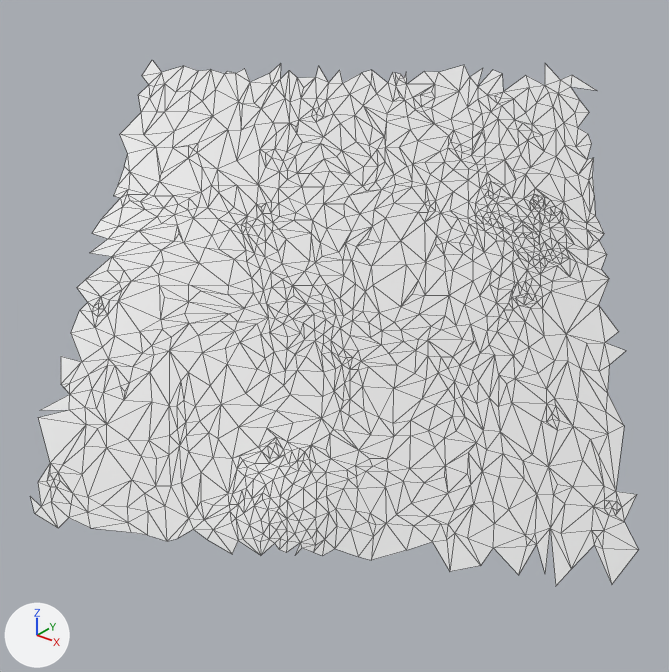
Two versions of the glTF model moon small_tiles/tile_056.glb, one commit apart.
Camera for both pictures: a camera (50 mm lens) standing at (16.0, -23.65, 23.78) and looking at (10.88, -17.25, 19.82). The axes (+X, +Y, +Z) are drawn at lower left. The lights are the same throughout. The picture after the commit comes second. Mesh edges are drawn as thin lines. Vertices at exactly the same position are counted once.

The older version as bpy lines, for what is in view:
```python
me_t56 = bpy.data.meshes.new('t56')
me_t56.from_pydata(...)  # 1163 vertices, 2183 faces; spans x 7.8..13.99, y -19.86..-14.23, z 18.27..22.09
ob_t56 = bpy.data.objects.new('t56', me_t56)
ob_t56.location = (0.0, 0.0, 0.0)
```
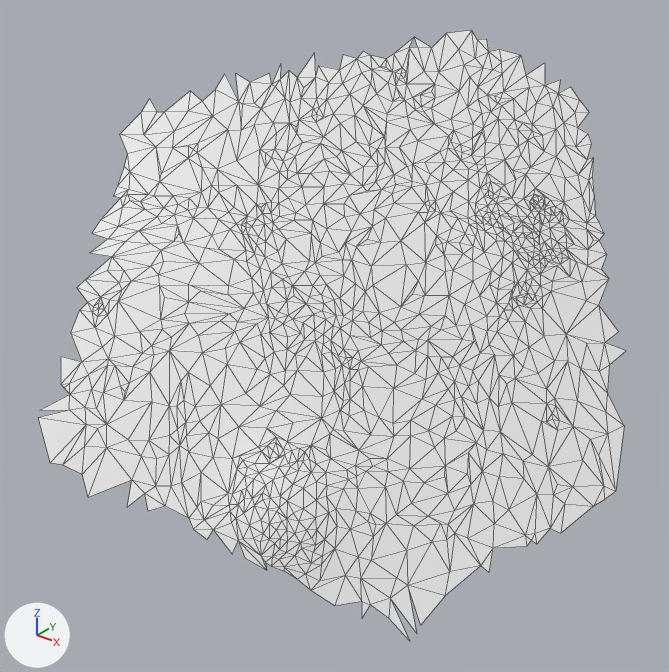
What differs and where, as boxes (x1, y1, x2, y2) in the pictures (669 x 672 px):
't56', reshaped (16% taller): before (30, 60, 639, 586); after (38, 30, 626, 640)
part 1 of me_t56, reshaped: before (138, 60, 596, 112); after (297, 30, 545, 91)
part 2 of me_t56, reshaped: before (30, 463, 639, 586); after (239, 542, 493, 640)

The change, as a list of edits to the scene's bpy script:
```text
Change me_t56:
    used by ob_t56; location = (0.0, 0.0, 0.0)
    remove me_t56.from_pydata(...)  # 1163 vertices, 2183 faces; spans x 7.8..13.99, y -19.86..-14.23, z 18.27..22.09
    add me_t56.from_pydata(...)  # 1156 vertices, 2177 faces; spans x 8.03..13.66, y -19.56..-14.33, z 17.89..22.37
    me_t56 part 1
    16 vertices are removed from x 7.8..11.98, y -16.98..-14.23, z 21.74..22.05
    29 faces are deleted
    24 vertices are added at x 9.32..11.16, y -15.64..-14.42, z 22.04..22.37
    52 new faces join them
    me_t56 part 2
    45 vertices are removed from x 9.27..13.99, y -19.86..-16.57, z 18.27..18.87
    85 faces are deleted
    30 vertices are added at x 11.25..13.04, y -19.0..-17.77, z 17.89..18.44
    56 new faces join them
```
